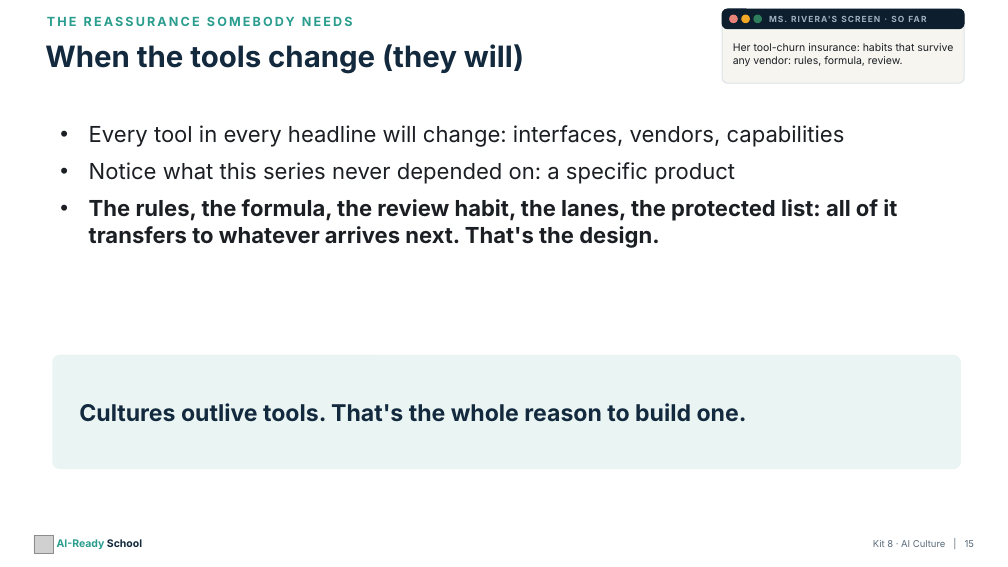
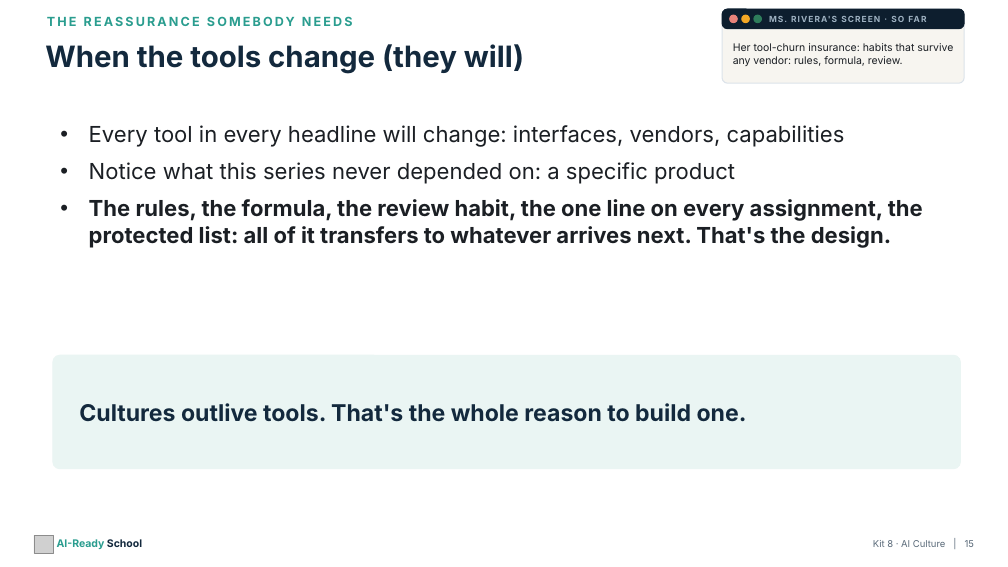
Before and after one commit to aspinozzi1/Ai-School-Ready, a slide deck: slide 15 of kits/kit08/Kit08_PresentationDeck.pptx. Drawn at 1008x567 pixels with LibreOffice and Linux fonts; fonts in the diff are those of the drawing; grey boxes stand for pictures. Boxes give left, top, right and bottom in pixels: in the first picture for what was removed or moved away, otherwise in the second. Text is boxed around its words. In the diff, an @@ line names an element or a change of style, - is before the commit and + after.

```diff
--- a/kits/kit08/Kit08_PresentationDeck.pptx
+++ b/kits/kit08/Kit08_PresentationDeck.pptx
@@ text at box(89, 199, 923, 248): text changed @@
-• The rules, the formula, the review habit, the lanes, the protected list: all of it transfers to whatever arrives next. That's the design.
+• The rules, the formula, the review habit, the one line on every assignment, the protected list: all of it transfers to whatever arrives next. That's the design.
```
Also in this commit, not shown: 4 other slides changed, 6 other files.
